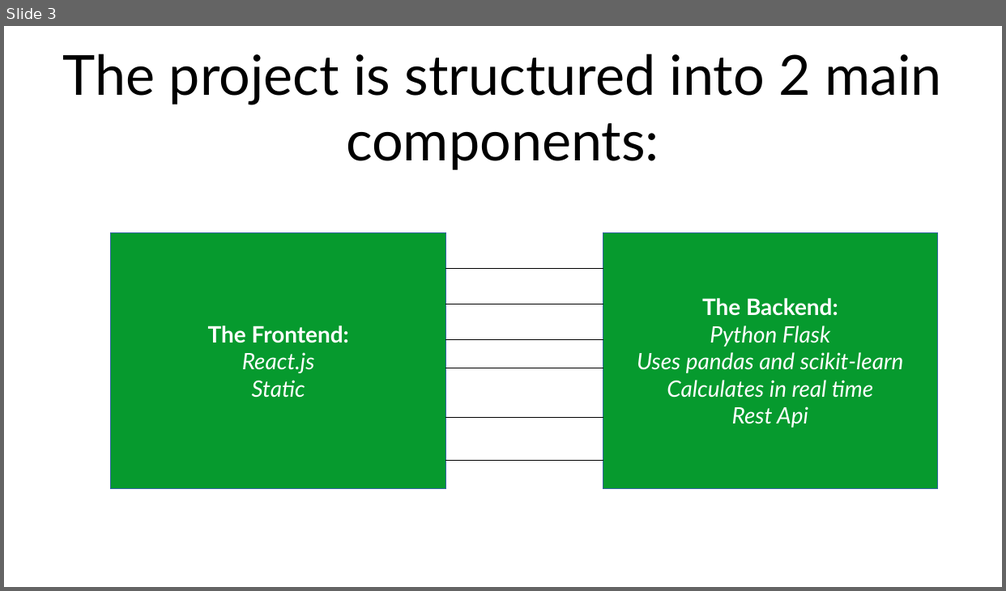
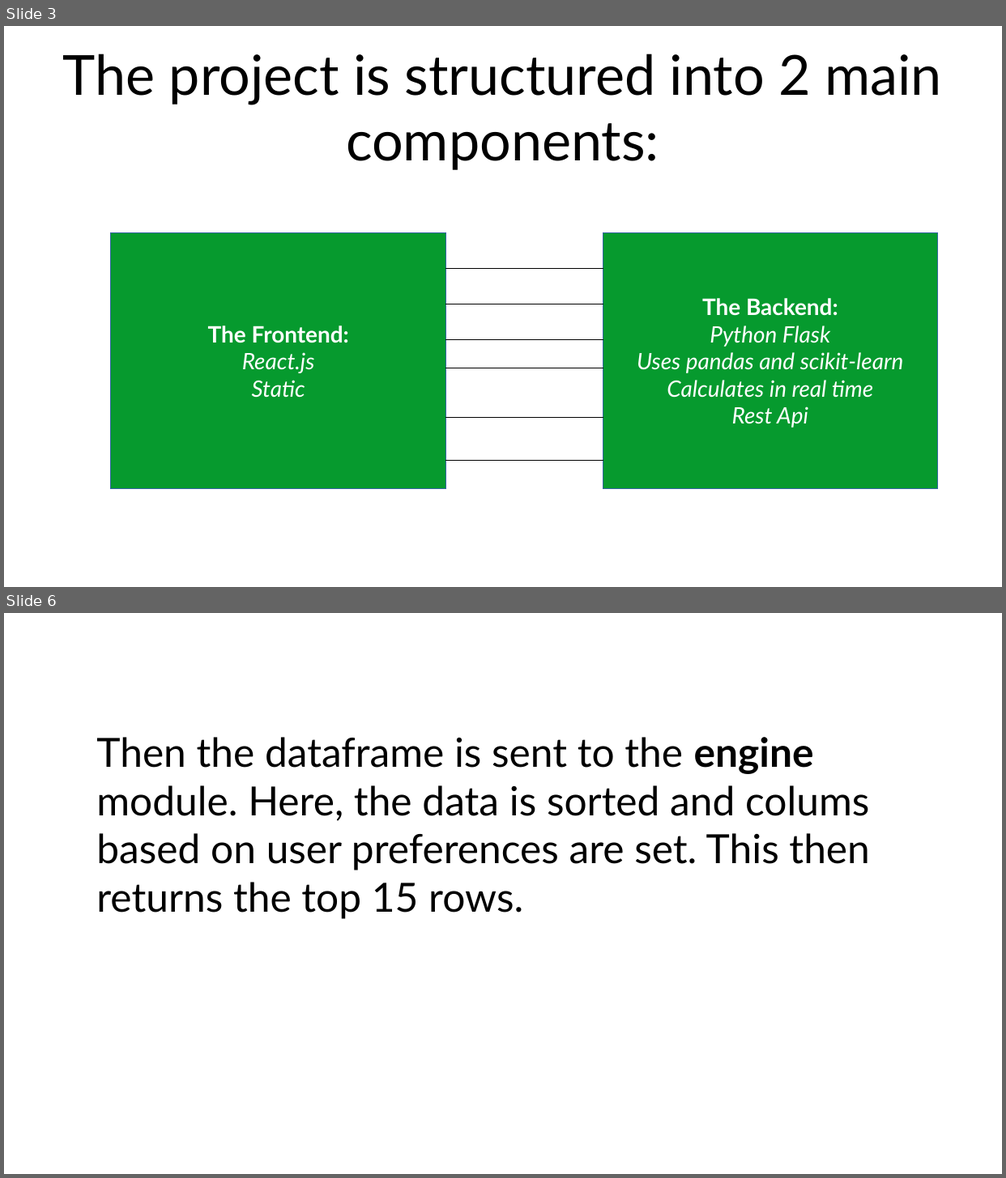
Before and after one commit to py-the-way/py-the-way, a slide deck: presentation/hackathon.odp. Shown one above the other, each under a label of ours: slide 3 before the commit, slides 3 and 6 after it; the slides between them are not shown. The pictures are 1006x591 and 1006x1178 pixels, drawn with LibreOffice and Linux fonts; fonts in the diff are those of the drawing. Boxes give left, top, right and bottom in pixels: in the first picture for what was removed or moved away, otherwise in the second. Text is boxed around its words. In the diff, an @@ line names an element or a change of style, - is before the commit and + after.

```diff
--- a/presentation/hackathon.odp
+++ b/presentation/hackathon.odp
@@ slide 6 added at [4,613,1002,1174], background #FFFFFF @@
@@ text added at [96,737,869,919], 32 pt, text #000000 @@
+Then the dataframe is sent to the engine module. Here, the data is sorted and colums based on user preferences are set. This then returns the top 15 rows.
```
Also in this commit, not shown: 3 slides changed, 2 other slides added, 1 slide removed, 1 other file.
